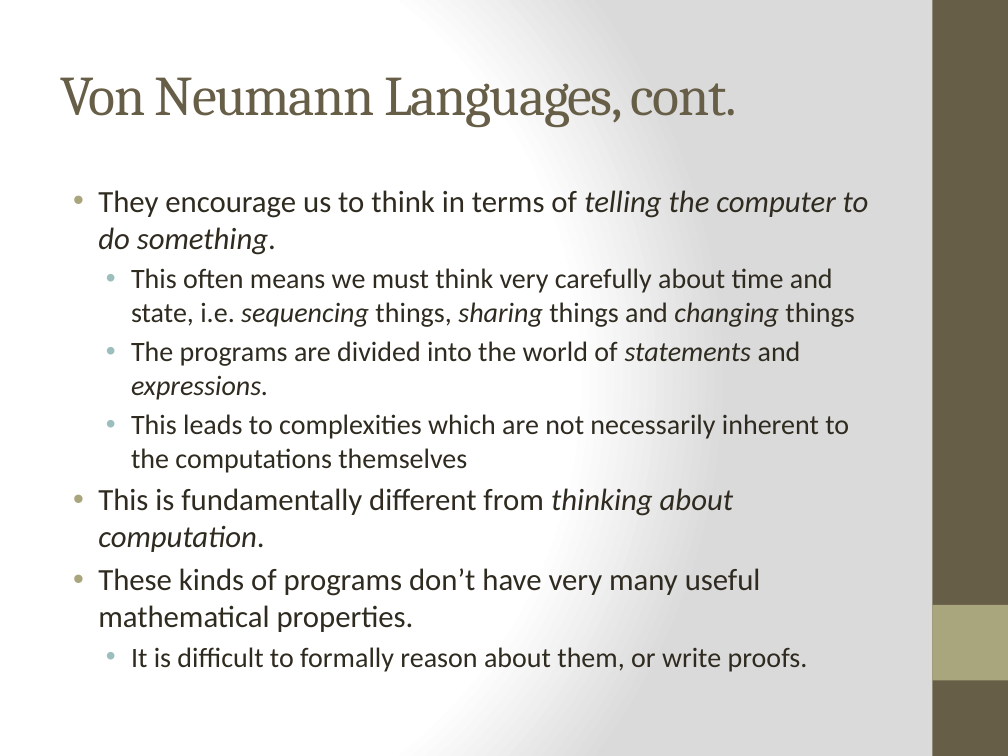
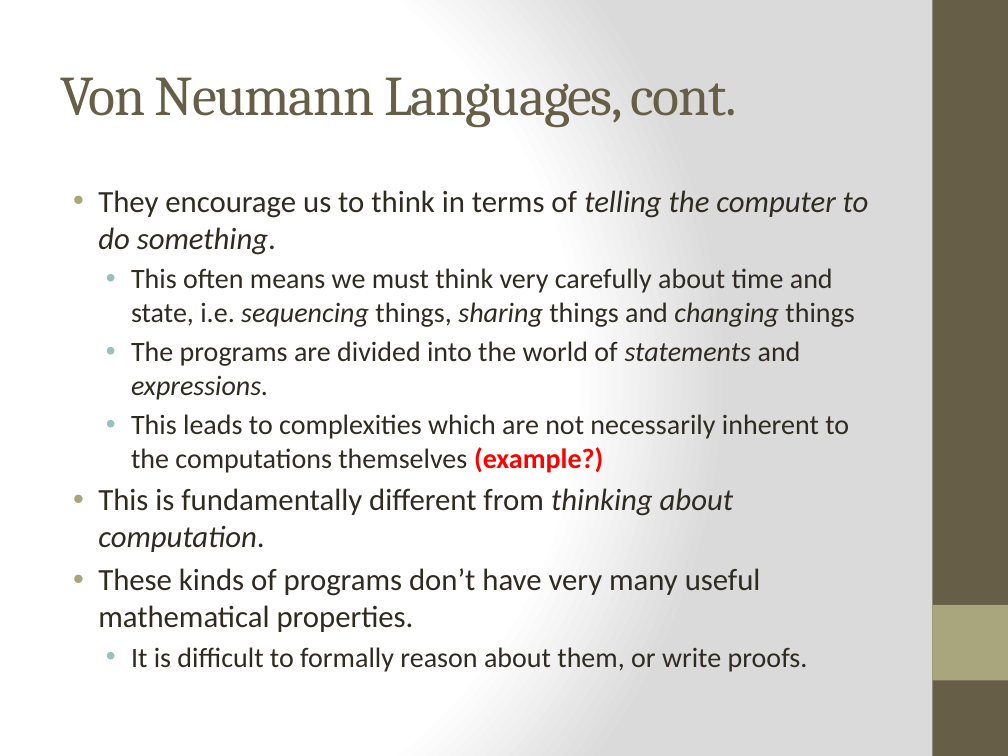
Before and after one commit to bjhartin/FoundationsOfFunctionalProgramming, a slide deck: slide 5 of FoundationsOfFunctionalProgramming.pptx. Drawn at 1008x756 pixels with LibreOffice and Linux fonts; fonts in the diff are those of the drawing. Boxes give left, top, right and bottom in pixels: in the first picture for what was removed or moved away, otherwise in the second. Text is boxed around its words. In the diff, an @@ line names an element or a change of style, - is before the commit and + after.

```diff
--- a/FoundationsOfFunctionalProgramming.pptx
+++ b/FoundationsOfFunctionalProgramming.pptx
@@ text at (x1=131, y1=414, x2=849, y2=473): text changed @@
-  • This leads to complexities which are not necessarily inherent to the computations themselves
+  • This leads to complexities which are not necessarily inherent to the computations themselves (example?)
```
Also in this commit, not shown: 9 other slides changed, 8 slides added, 1 other file.
